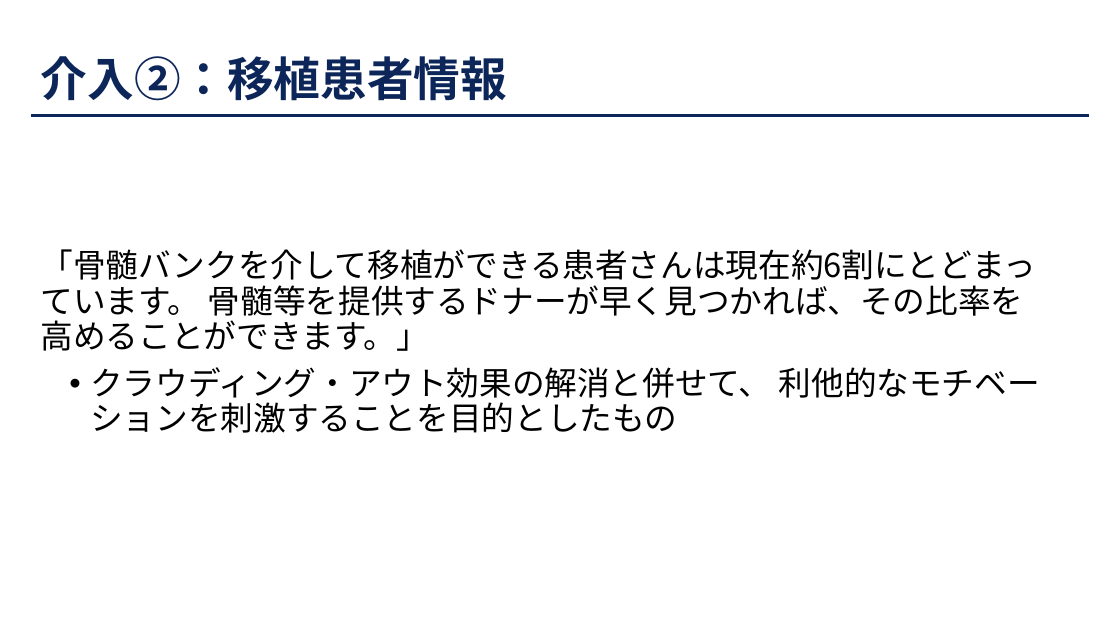
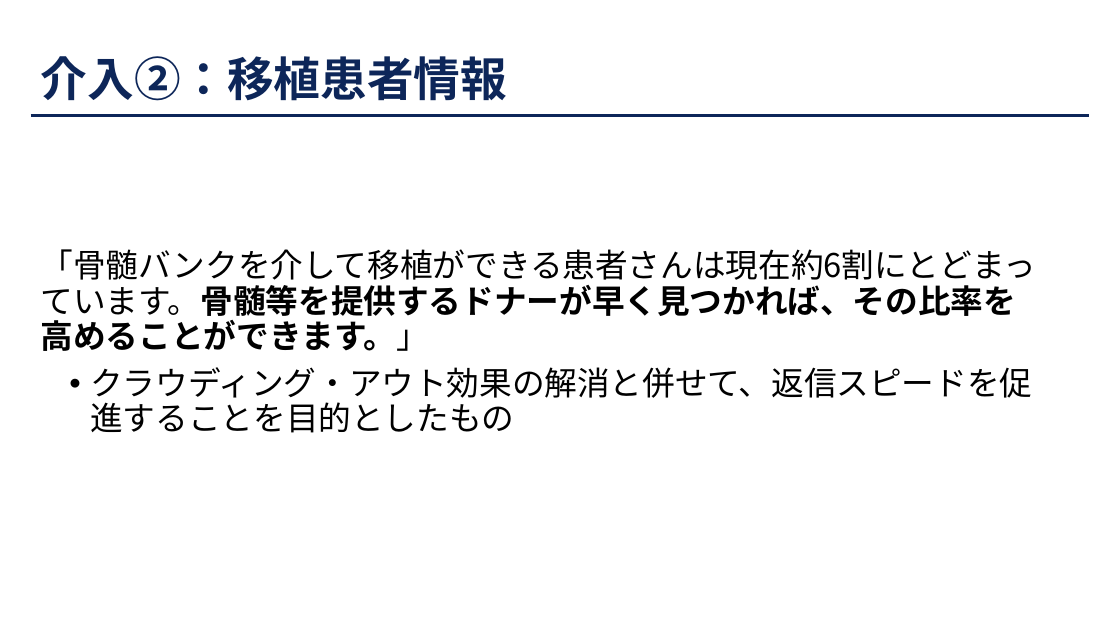
Before and after one commit to JMDP-behavioral-economics/RCT-Nudge, a slide deck: slide 10 of docs/slide/221014骨髄バンク介入実験分析.pptx. Drawn at 1120x630 pixels with LibreOffice and Linux fonts; fonts in the diff are those of the drawing. Boxes give left, top, right and bottom in pixels: in the first picture for what was removed or moved away, otherwise in the second. Text is boxed around its words. In the diff, an @@ line names an element or a change of style, - is before the commit and + after.

```diff
--- a/docs/slide/221014骨髄バンク介入実験分析.pptx
+++ b/docs/slide/221014骨髄バンク介入実験分析.pptx
@@ text at bbox=[41, 249, 1036, 433]: text changed @@
-「骨髄バンクを介して移植ができる患者さんは現在約6割にとどまっています。 骨髄等を提供するドナーが早く見つかれば、その比率を高めることができます。」
-• クラウディング・アウト効果の解消と併せて、 利他的なモチベーションを刺激することを目的としたもの
+「骨髄バンクを介して移植ができる患者さんは現在約6割にとどまっています。骨髄等を提供するドナーが早く見つかれば、その比率を高めることができます。」
+• クラウディング・アウト効果の解消と併せて、返信スピードを促進することを目的としたもの
```
Also in this commit, not shown: 8 other slides changed, 2 slides added, 2 slides removed, 4 other files.
